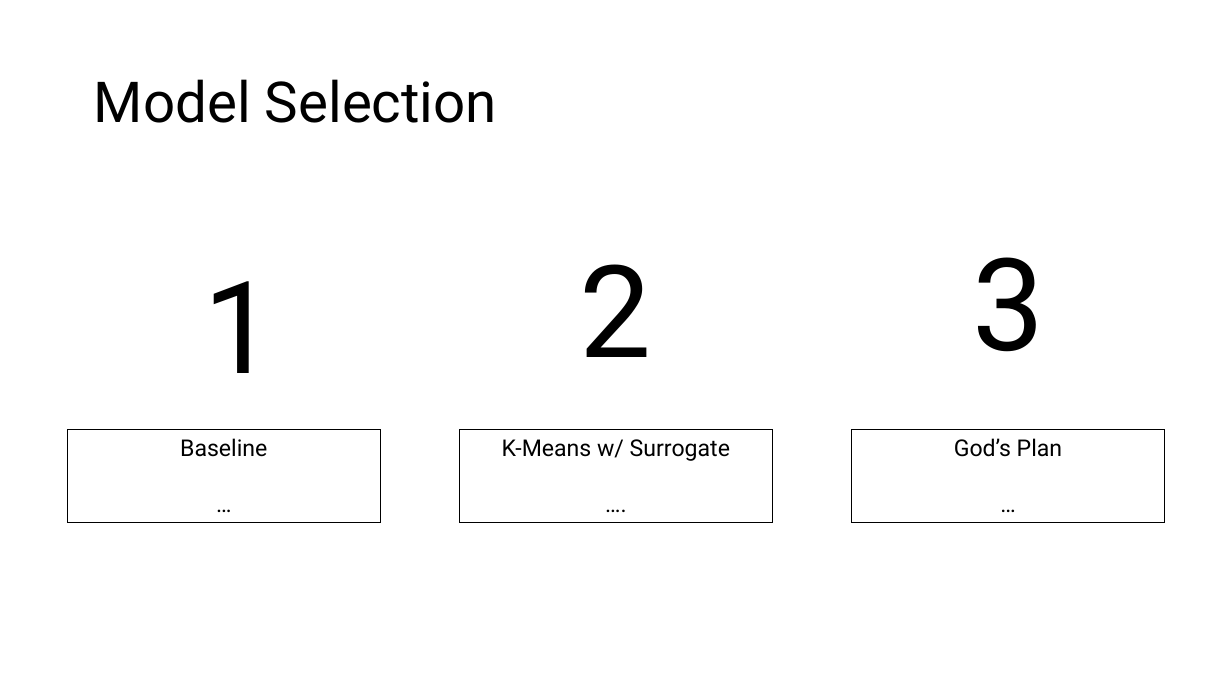
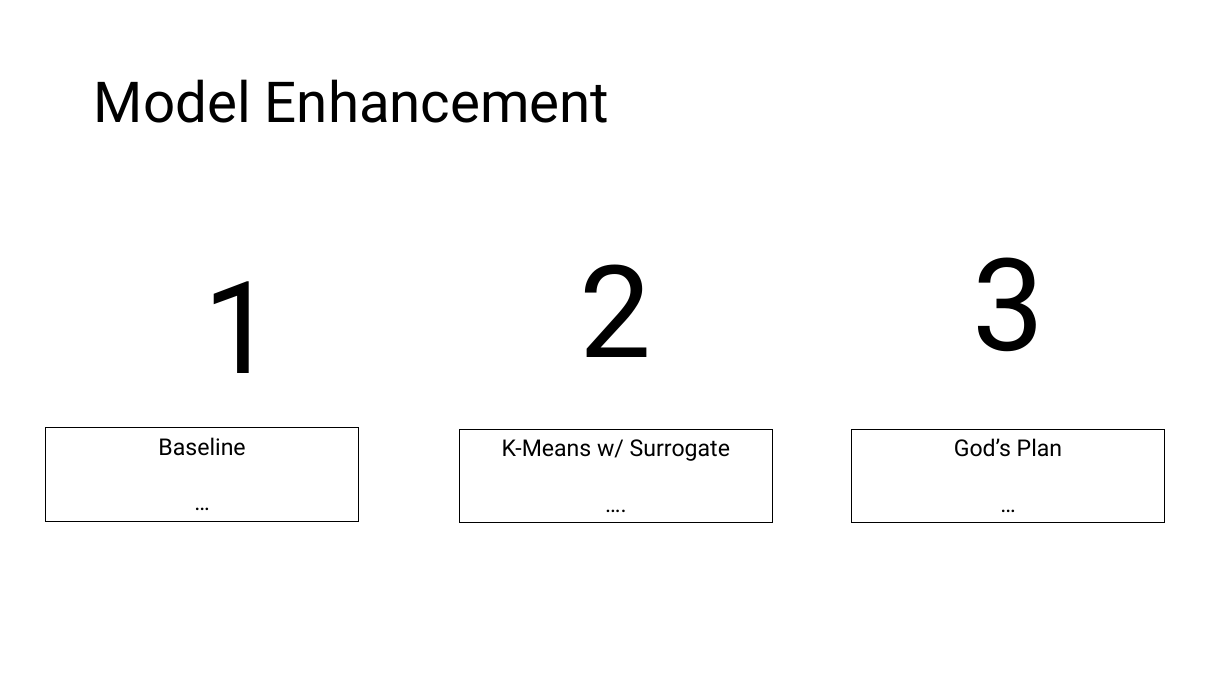
Before and after one commit to noahsta/datathon, a slide deck: slide 12 of docs/GroupPresentation.pptx. Drawn at 1232x693 pixels with LibreOffice and Linux fonts; fonts in the diff are those of the drawing. Boxes give left, top, right and bottom in pixels: in the first picture for what was removed or moved away, otherwise in the second. Text is boxed around its words. In the diff, an @@ line names an element or a change of style, - is before the commit and + after.

```diff
--- a/docs/GroupPresentation.pptx
+++ b/docs/GroupPresentation.pptx
@@ title at (x1=94, y1=79, x2=610, y2=123): text changed @@
-Model Selection
+Model Enhancement
@@ rectangle "Baseline" moved from (x1=67, y1=429, x2=381, y2=522) to (x1=45, y1=428, x2=359, y2=521) @@
```
Also in this commit, not shown: 1 other file.
